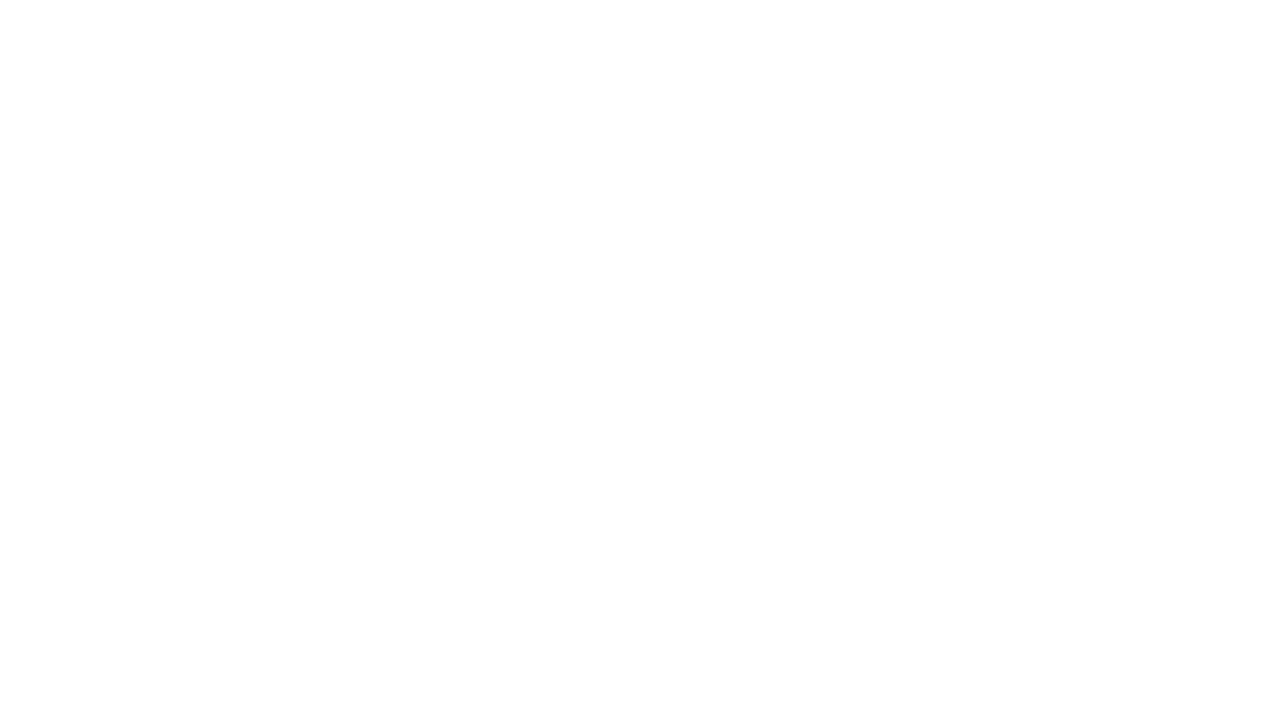
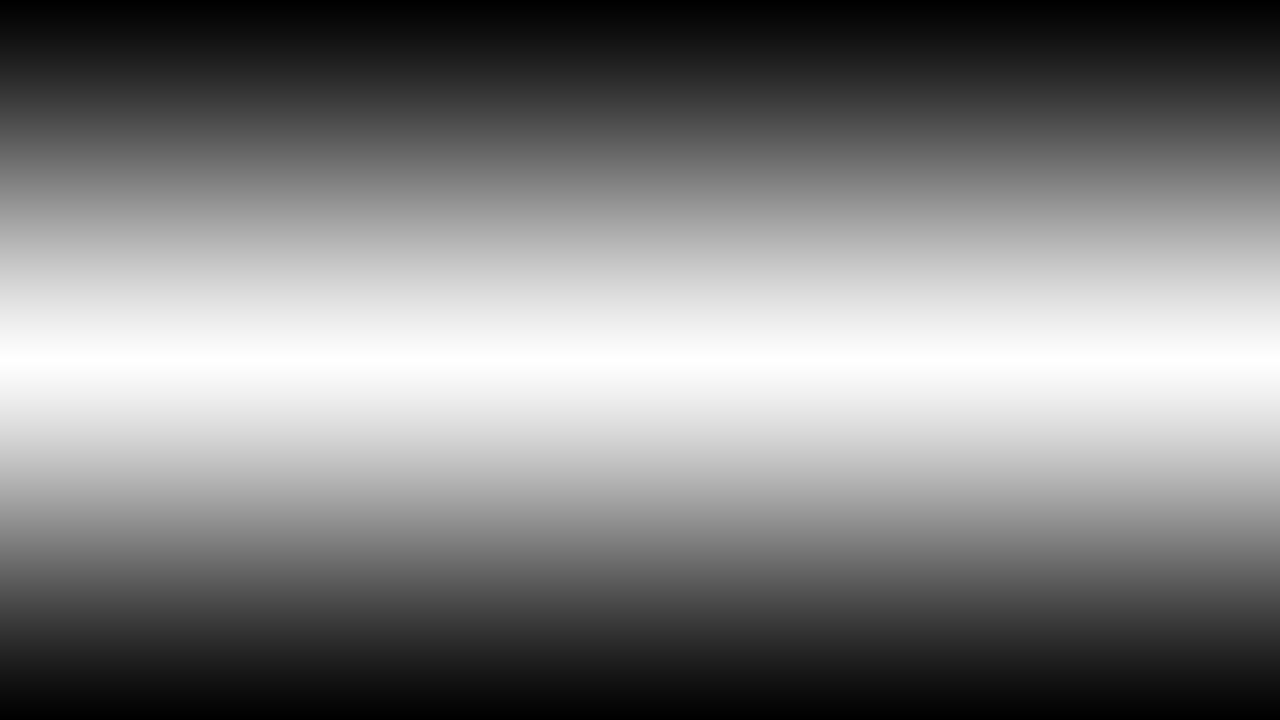
Two versions of the same layered image (1280px x 720px). Layer-by-layer changes:
added layer "レイヤー 4" above "レイヤー 3" over [0, 0, 1280, 720]
painted on "背景" over [0, 0, 1280, 720]
